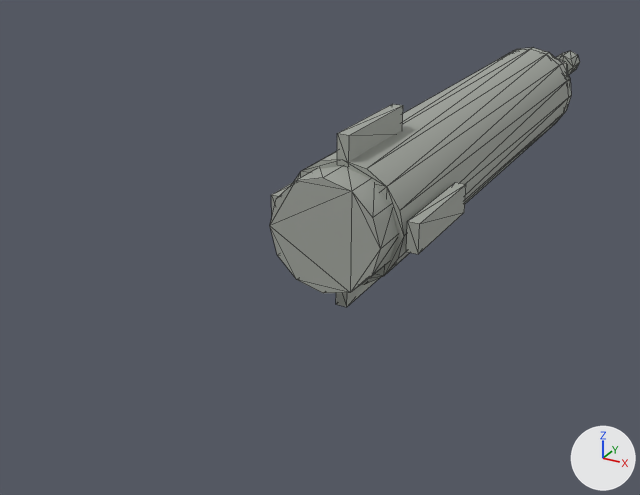
What one commit did to the glTF model prototype/assets/models/parts/missile_pod_missile.glb.
One viewpoint serves both versions: a camera (50 mm lens) standing at (0.237, -0.66, 0.21) and looking at (-0.069, -0.104, -0.068). The axes (+X, +Y, +Z) are drawn at lower right. The lights are the same throughout. The older version comes first. Mesh edges are drawn as thin lines. Vertices at exactly the same position are counted once.

Names of what the first picture shows: 'missile_pod_missile'.
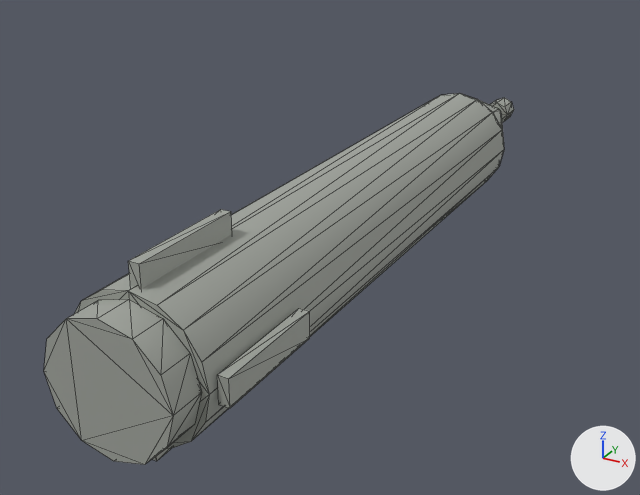
Diff of the bpy script that builds the scene:
```diff
--- a/prototype/assets/models/parts/missile_pod_missile.glb.py
+++ b/prototype/assets/models/parts/missile_pod_missile.glb.py
@@ me_missile_pod_missile_mesh @@
 # used by ob_missile_pod_missile; location = (0.0, 0.0, 0.0)
-me_missile_pod_missile_mesh.from_pydata(...)  # 136 vertices, 240 faces; spans x -0.052..0.052, y -0.225..0.355, z -0.058..0.058
+me_missile_pod_missile_mesh.from_pydata(...)  # 136 vertices, 240 faces; spans x -0.047..0.047, y -0.42..0.12, z -0.052..0.052
+# me_missile_pod_missile_mesh part 1: the loose piece of 8 vertices spanning x 0.044..0.052, y -0.2..-0.12, z -0.01..0.01 is scaled about its middle by (0.75, 0.875, 0.75), then moved by (-0.004, -0.2, 0.0)
+# me_missile_pod_missile_mesh part 2: the loose piece of 24 vertices spanning x -0.038..0.038, y -0.225..-0.195, z -0.038..0.038 is scaled about its middle by (0.947, 0.667, 0.947), then moved by (0.0, -0.2, 0.0)
+# me_missile_pod_missile_mesh part 3: the loose piece of 8 vertices spanning x -0.004..0.004, y -0.2..-0.12, z 0.038..0.058 is scaled about its middle by (0.75, 0.875, 0.75), then moved by (0.0, -0.2, -0.004)
+# me_missile_pod_missile_mesh part 4: the loose piece of 8 vertices spanning x -0.052..-0.044, y -0.2..-0.12, z -0.01..0.01 is scaled about its middle by (0.75, 0.875, 0.75), then moved by (0.004, -0.2, 0.0)
+# me_missile_pod_missile_mesh part 5: the loose piece of 8 vertices spanning x -0.004..0.004, y -0.2..-0.12, z -0.058..-0.038 is scaled about its middle by (0.75, 0.875, 0.75), then moved by (0.0, -0.2, 0.004)
+# me_missile_pod_missile_mesh part 6: 80 of 136 vertices moved; they spanned x -0.042..0.042, y -0.2..0.355, z -0.042..0.042 and now span x -0.04..0.04, y -0.4..0.12, z -0.04..0.04; mean shift (0.0, -0.21, 0.0); largest move (-0.005, 0.33, 0.0) -> (0.04, -0.4, 0.0)
 me_missile_pod_missile_mesh.materials.append(mat_missile_pod_missile_mat)
```

Where the change shows, as pixel boxes [x1, y1, x2, y2] in the pictures (640 x 495 px; the box of a moved part takes in the faces that stretch with it):
'missile_pod_missile', reshaped (51% wider, 43% taller): before [270, 48, 580, 307]; after [44, 93, 514, 465]
part 1 of me_missile_pod_missile_mesh, moved or reshaped: before [406, 183, 466, 254]; after [217, 309, 310, 408]
part 2 of me_missile_pod_missile_mesh, moved or reshaped: before [270, 166, 398, 293]; after [44, 299, 202, 465]
part 3 of me_missile_pod_missile_mesh, moved or reshaped: before [337, 104, 403, 166]; after [128, 209, 232, 289]
part 4 of me_missile_pod_missile_mesh, moved or reshaped (not visible afterwards): before [271, 183, 293, 214]
part 5 of me_missile_pod_missile_mesh, moved or reshaped (mostly hidden afterwards): before [336, 278, 379, 307]; after [152, 449, 170, 461]
part 6 of me_missile_pod_missile_mesh, moved or reshaped: before [293, 48, 580, 285]; after [74, 93, 514, 449]
